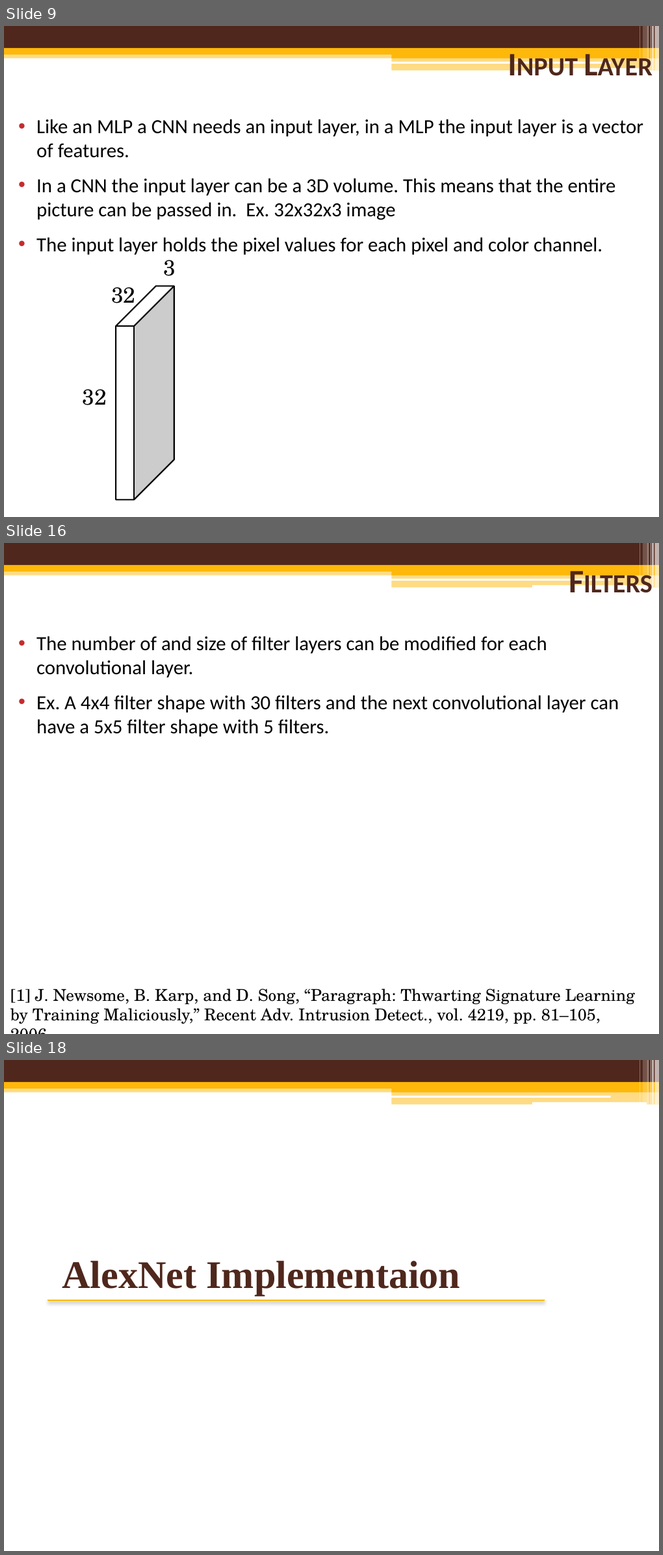
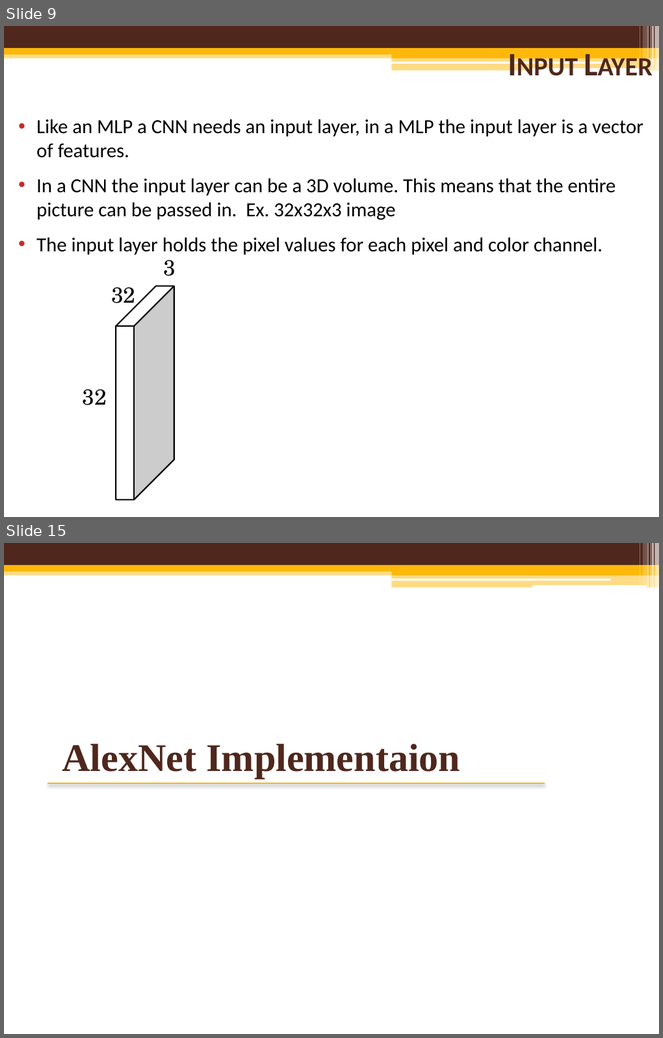
Before and after one commit to mcguires5/MachineLearning1, a slide deck: ConvolutionNeuralNetwork.pptx. Shown one above the other, each under a label of ours: slides 9, 16 and 18 before the commit, slides 9 and 15 after it; the slides between them are not shown. The pictures are 663x1555 and 663x1038 pixels, drawn with LibreOffice and Linux fonts; fonts in the diff are those of the drawing; background and template pictures are left out. Boxes give left, top, right and bottom in pixels: in the first picture for what was removed or moved away, otherwise in the second. Text is boxed around its words. In the diff, an @@ line names an element or a change of style, - is before the commit and + after.

```diff
--- a/ConvolutionNeuralNetwork.pptx
+++ b/ConvolutionNeuralNetwork.pptx
@@ slide 16 removed at [4,543,659,1034], background picture (left out); not listed: 13 template elements that a slide beside it also shows @@
@@ text removed at [36,636,620,737] @@
-• The number of and size of filter layers can be modified for each convolutional layer.
-• Ex. A 4x4 filter shape with 30 filters and the next convolutional layer can have a 5x5 filter shape with 5 filters.
@@ title removed at [275,695,321,710] @@
-Filters
@@ text removed at [10,989,635,1025] @@
-[1] J. Newsome, B. Karp, and D. Song, “Paragraph: Thwarting Signature Learning by Training Maliciously,” Recent Adv. Intrusion Detect., vol. 4219, pp. 81–105, 2006.
@@ what was slide 18 is now slide 15 @@
```
Also in this commit, not shown: 8 slides changed, 3 slides added, 3 other slides removed.
